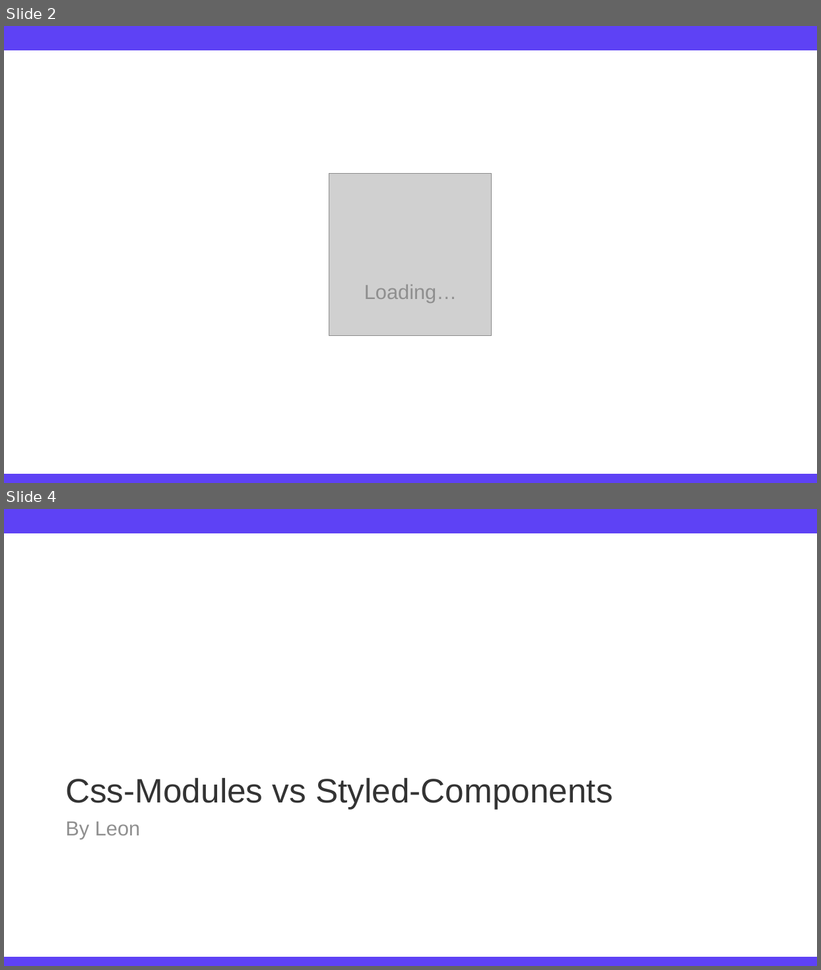
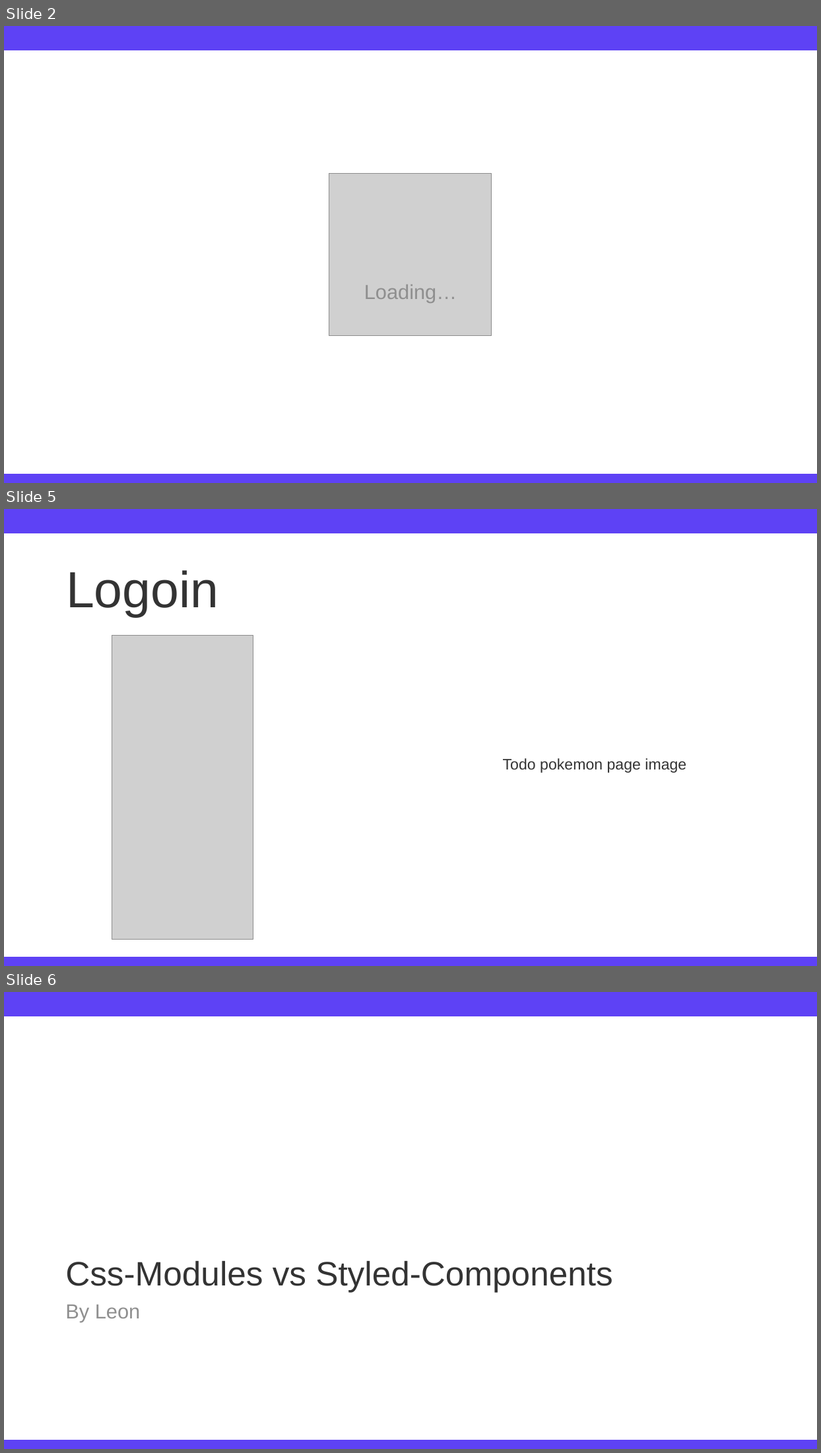
Before and after one commit to TimFehrmannAclue/techlabor_trainings_react_advanced, a slide deck: training_react_advanced.pptx. Shown one above the other, each under a label of ours: slides 2 and 4 before the commit, slides 2, 5 and 6 after it; the slides between them are not shown. The pictures are 821x970 and 821x1453 pixels, drawn with LibreOffice and Linux fonts; fonts in the diff are those of the drawing; grey boxes stand for pictures; background and template pictures are left out. Boxes give left, top, right and bottom in pixels: in the first picture for what was removed or moved away, otherwise in the second. Text is boxed around its words. In the diff, an @@ line names an element or a change of style, - is before the commit and + after.

```diff
--- a/training_react_advanced.pptx
+++ b/training_react_advanced.pptx
@@ slide 5 added at <box>4,509,817,966</box>, background #FFFFFF; not listed: 2 template elements that a slide beside it also shows @@
@@ text added at <box>66,570,218,617</box>, 60 pt, text #333333 @@
+Logoin
@@ picture added at <box>112,636,253,940</box> @@
@@ text added at <box>503,758,686,773</box>, 18 pt, text #333333 @@
+Todo pokemon page image
@@ what was slide 4 is now slide 6 @@
```
Also in this commit, not shown: 1 slide changed, 1 other slide added.
